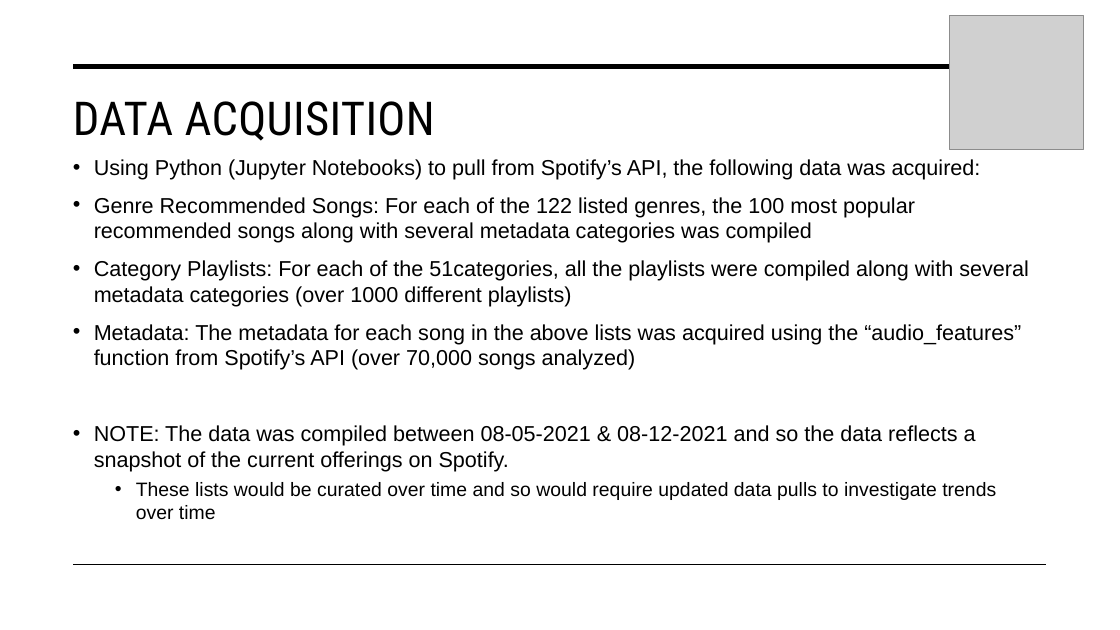
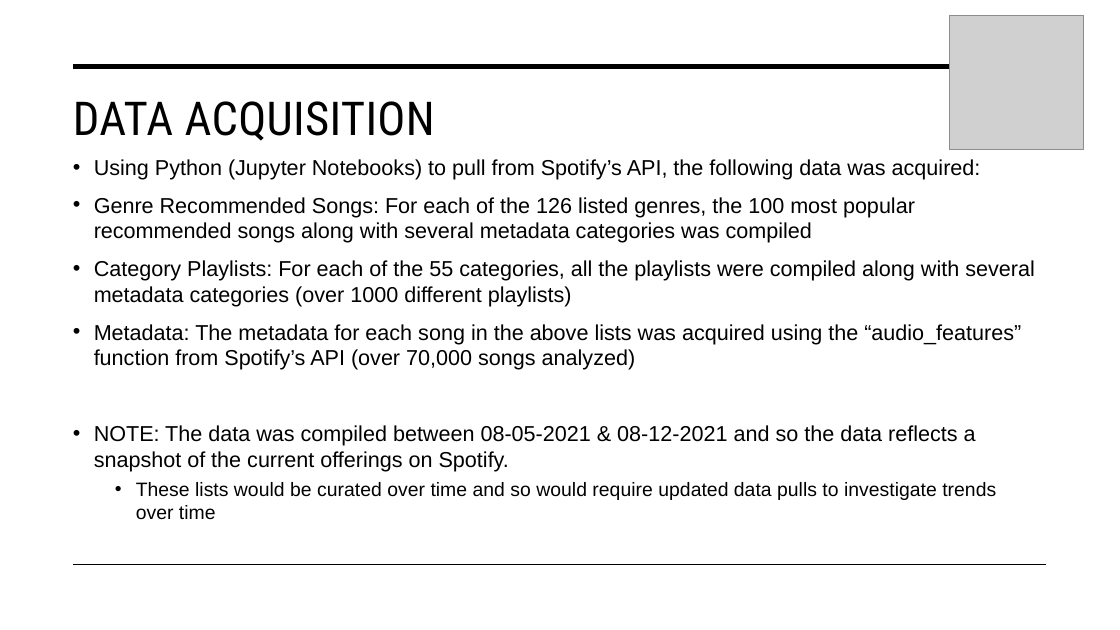
Before and after one commit to PatrickAtwater/Spotify_Playlist_Project, a slide deck: slide 5 of Presentation/Spotify Presentation.pptx. Drawn at 1120x630 pixels with LibreOffice and Linux fonts; fonts in the diff are those of the drawing; grey boxes stand for pictures. Boxes give left, top, right and bottom in pixels: in the first picture for what was removed or moved away, otherwise in the second. Text is boxed around its words. In the diff, an @@ line names an element or a change of style, - is before the commit and + after.

```diff
--- a/Presentation/Spotify Presentation.pptx
+++ b/Presentation/Spotify Presentation.pptx
@@ text at (94,197,1035,307): text changed @@
-• Genre Recommended Songs: For each of the 122 listed genres, the 100 most popular recommended songs along with several metadata categories was compiled
-• Category Playlists: For each of the 51categories, all the playlists were compiled along with several metadata categories (over 1000 different playlists)
+• Genre Recommended Songs: For each of the 126 listed genres, the 100 most popular recommended songs along with several metadata categories was compiled
+• Category Playlists: For each of the 55 categories, all the playlists were compiled along with several metadata categories (over 1000 different playlists)
```
Also in this commit, not shown: 7 other slides changed, 2 slides added, 4 slides removed, 6 other files.
